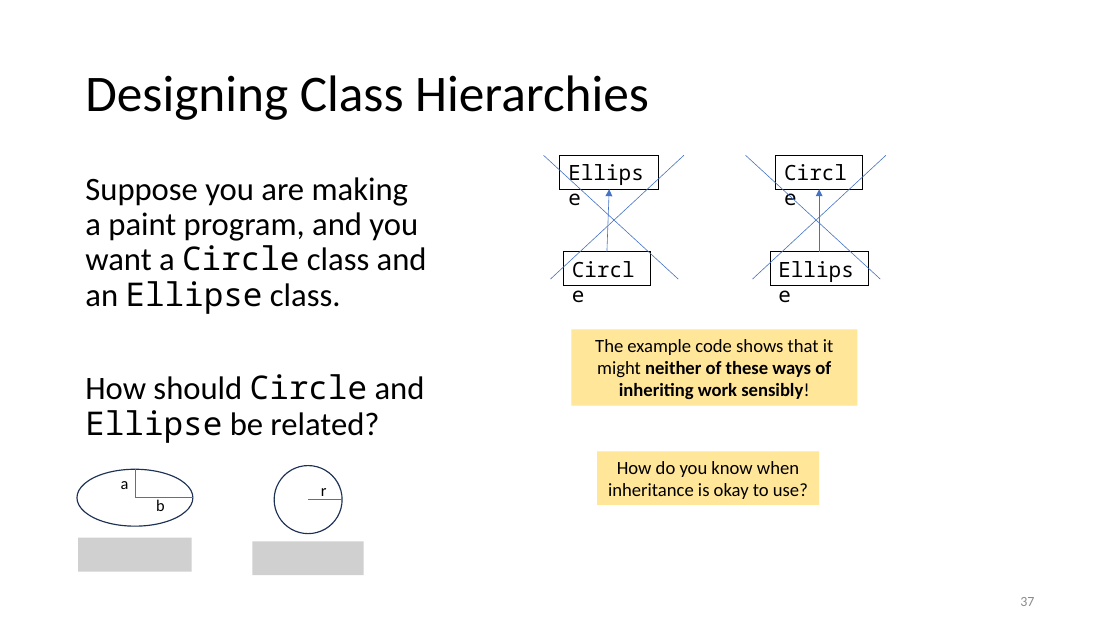
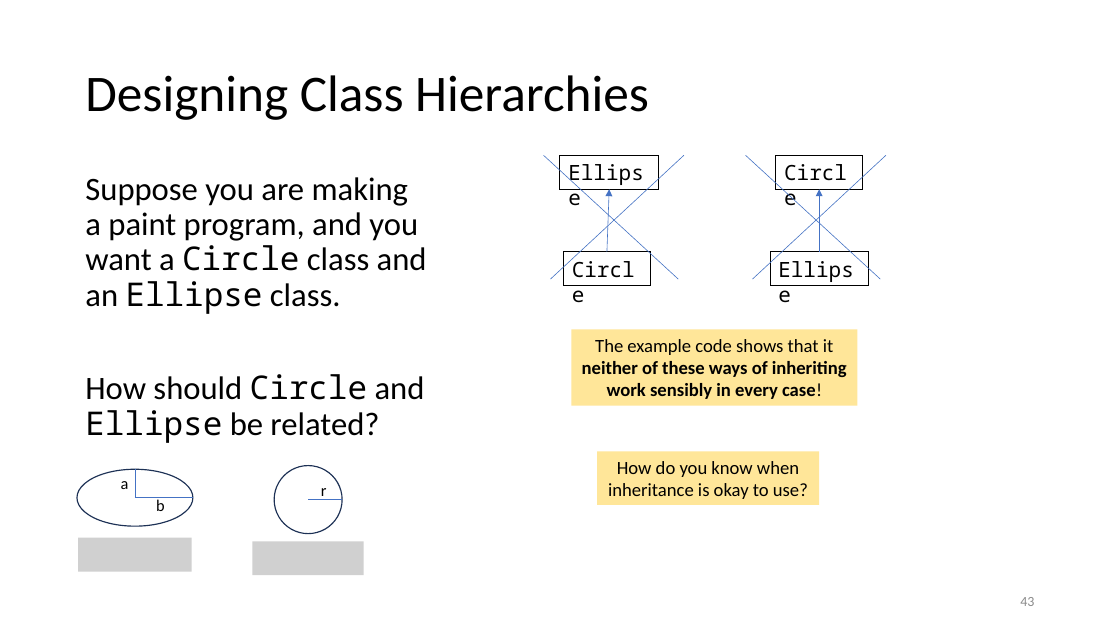
Before and after one commit to tjd1234/cmpt135spring2024, a slide deck: slide 43 of sample_code/week6/week6_cmpt135.pptx (slide 37 before the commit). Drawn at 1120x630 pixels with LibreOffice and Linux fonts; fonts in the diff are those of the drawing; grey boxes stand for pictures. Boxes give left, top, right and bottom in pixels: in the first picture for what was removed or moved away, otherwise in the second. Text is boxed around its words. In the diff, an @@ line names an element or a change of style, - is before the commit and + after.

```diff
--- a/sample_code/week6/week6_cmpt135.pptx
+++ b/sample_code/week6/week6_cmpt135.pptx
@@ text in rectangle at [582, 339, 847, 399]: text changed @@
-The example code shows that it might neither of these ways of inheriting work sensibly!
+The example code shows that it neither of these ways of inheriting work sensibly in every case!
@@ page number at [1020, 597, 1034, 606]: text changed @@
-37
+43
```
Also in this commit, not shown: 28 other slides changed, 6 slides added.
